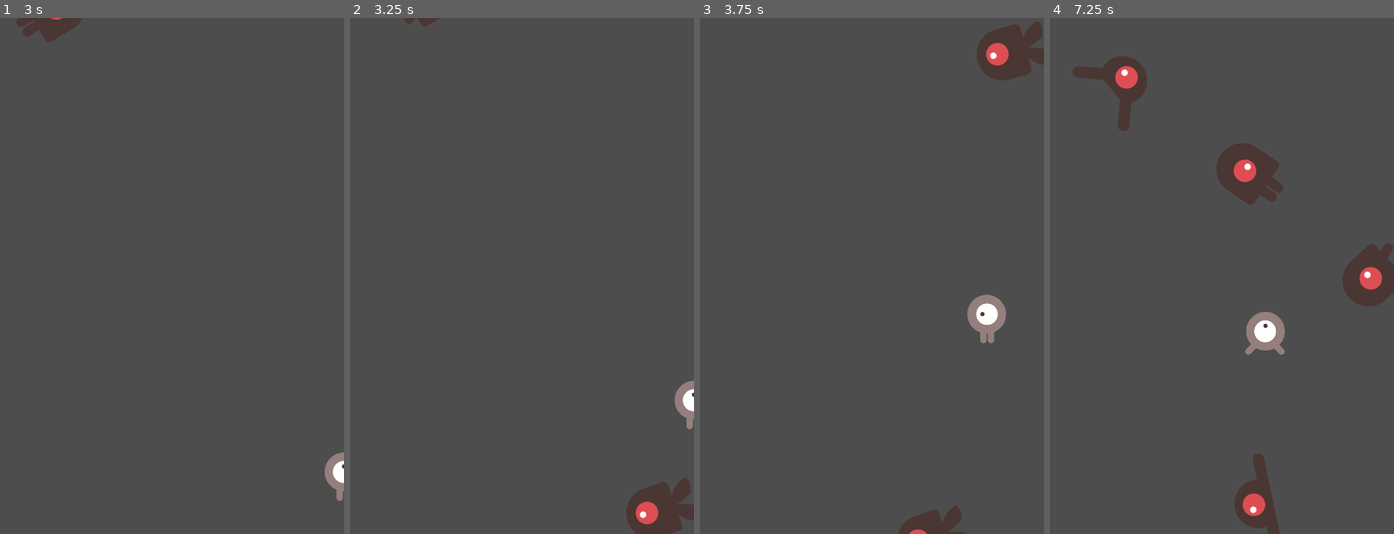
Above: before the commit, frames 1-4 (left to right).
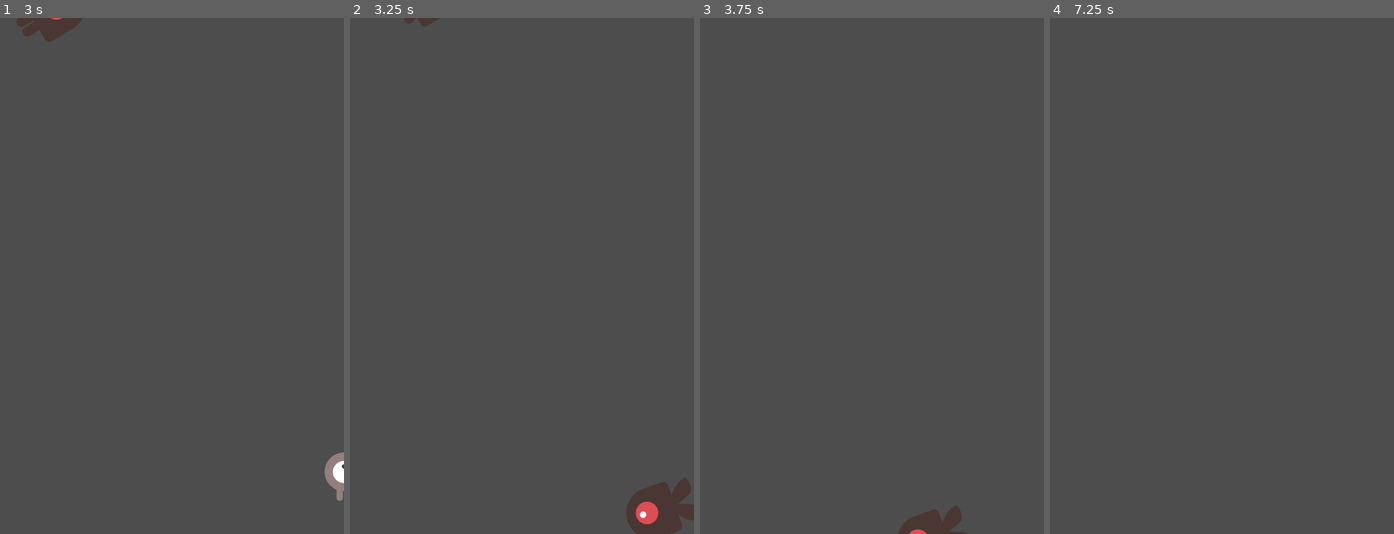
Above: after the commit, the same moments.

Repository: jmsanchezdiaz/entregas-ipv-sanchez-diaz-juan-manuel
Game: Godot game, scene res://main.tscn
Two runs of this game, one before a commit and one after it. Both use one fixed random seed, a clock stepped at 60 frames per second and the inputs below.
Inputs:
- Up to frame 1 (3 s): tap Enter at 0.5 s; hold Right (move_right) 0.53-1.28 s; hold Down (move_down) 1.28-2.03 s; hold Right (move_right) 2.03-2.78 s; hold Up (move_up) from 2.78 s (still down)
- Up to frame 2 (3.25 s): keep holding Up (move_up)
- Up to frame 3 (3.75 s): release Up (move_up) at 3.53 s; hold Left (move_left) from 3.53 s (still down)
- Up to frame 4 (7.25 s): release Left (move_left) at 5.03 s; hold Down (move_down) 5.03-5.78 s; hold Right (move_right) 5.78-6.53 s; hold Up (move_up) from 6.53 s (still down)

Frame 1 is identical in both runs. In frame 2, 0.4% of the frame differs, in the area x 94-100%, y 70-80%; in frame 3, 2.3%; in frame 4, 5.9%, in the area x 6-100%, y 7-100%.

Commit message:
Fixed collision, signal callback missing

Diff:
--- a/entrega-A-sanchez-diaz-juan-manuel/dogde-the-creeps/player.gd
+++ b/entrega-A-sanchez-diaz-juan-manuel/dogde-the-creeps/player.gd
@@ -40,13 +40,14 @@
 	position += velocity * delta
 	position = position.clamp(Vector2.ZERO, screen_size)
 
-func _on_body_entered(body):
+func start(pos):
+	position = pos
+	show()
+	$CollisionShape2D.disabled = false
+
+
+func _on_body_entered(body: Node2D) -> void:
 	hide() # Player disappears after being hit.
 	hit.emit()
 	# Must be deferred as we can't change physics properties on a physics callback.
 	$CollisionShape2D.set_deferred("disabled", true)
-
-func start(pos):
-	position = pos
-	show()
-	$CollisionShape2D.disabled = false
--- a/entrega-A-sanchez-diaz-juan-manuel/dogde-the-creeps/player.tscn
+++ b/entrega-A-sanchez-diaz-juan-manuel/dogde-the-creeps/player.tscn
@@ -46,3 +46,5 @@
 
 [node name="CollisionShape2D" type="CollisionShape2D" parent="."]
 shape = SubResource("CapsuleShape2D_hp2s2")
+
+[connection signal="body_entered" from="." to="." method="_on_body_entered"]
